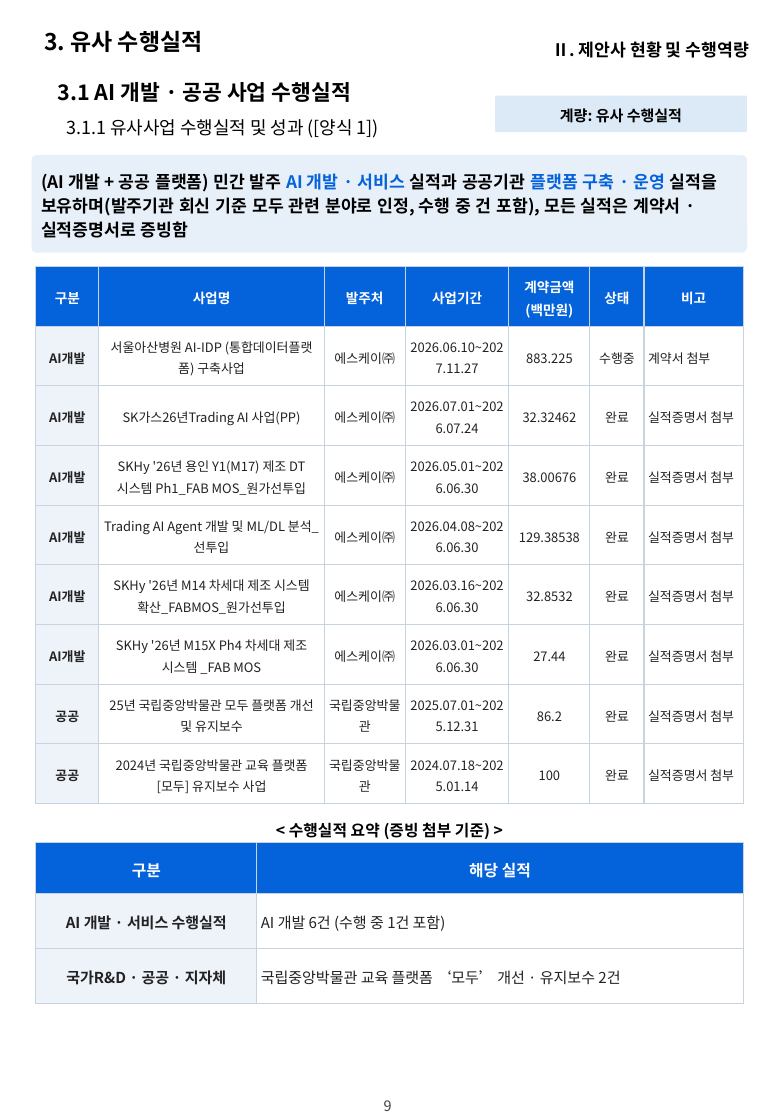
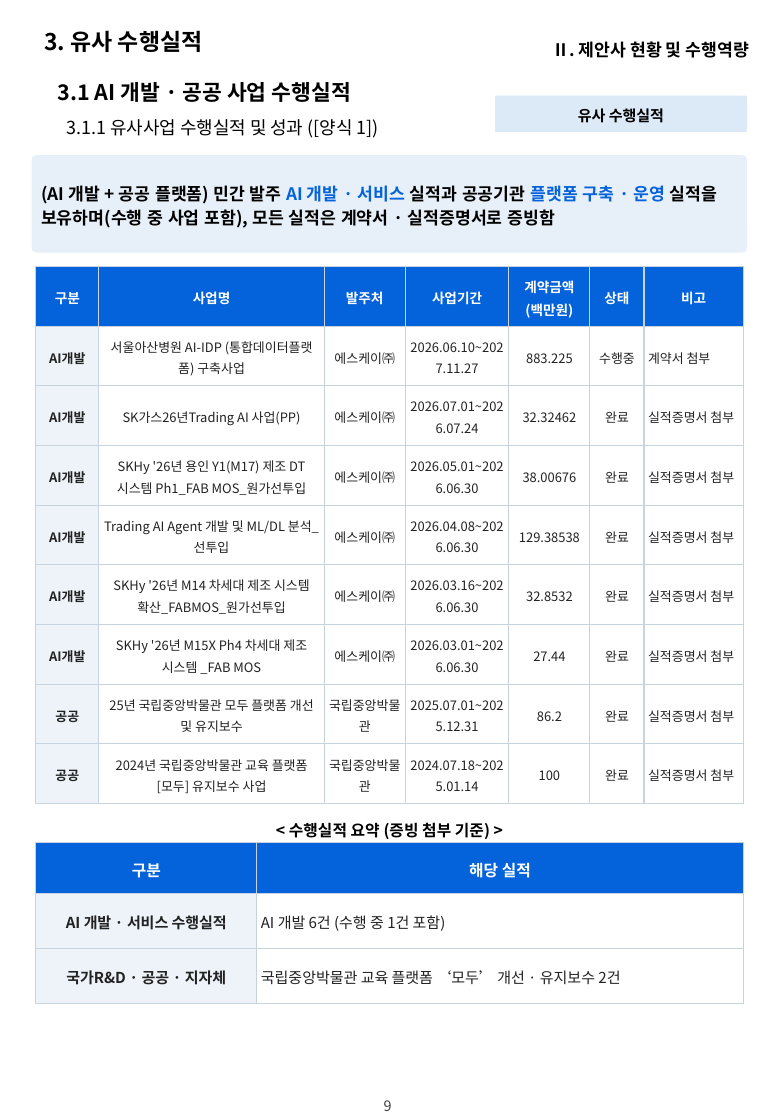
Before and after one commit to hwangsteeve-tech/hbjw, a slide deck: slide 9 of proposals/2026-11_dsit-parking-ai/dsit_proposal.pptx. Drawn at 775x1120 pixels with LibreOffice and Linux fonts; fonts in the diff are those of the drawing; background and template pictures are left out. Boxes give left, top, right and bottom in pixels: in the first picture for what was removed or moved away, otherwise in the second. Text is boxed around its words. In the diff, an @@ line names an element or a change of style, - is before the commit and + after.

```diff
--- a/proposals/2026-11_dsit-parking-ai/dsit_proposal.pptx
+++ b/proposals/2026-11_dsit-parking-ai/dsit_proposal.pptx
@@ text in rounded rectangle at (578, 108, 664, 123): text changed @@
-계량: 유사 수행실적
+유사 수행실적
@@ text in rounded rectangle at (41, 185, 717, 228): text changed @@
-(AI 개발 + 공공 플랫폼) 민간 발주 AI 개발 · 서비스 실적과 공공기관 플랫폼 구축 · 운영 실적을 보유하며(발주기관 회신 기준 모두 관련 분야로 인정, 수행 중 건 포함), 모든 실적은 계약서 · 실적증명서로 증빙함
+(AI 개발 + 공공 플랫폼) 민간 발주 AI 개발 · 서비스 실적과 공공기관 플랫폼 구축 · 운영 실적을 보유하며(수행 중 사업 포함), 모든 실적은 계약서 · 실적증명서로 증빙함
```
Also in this commit, not shown: 7 other slides changed, 1 other file.
